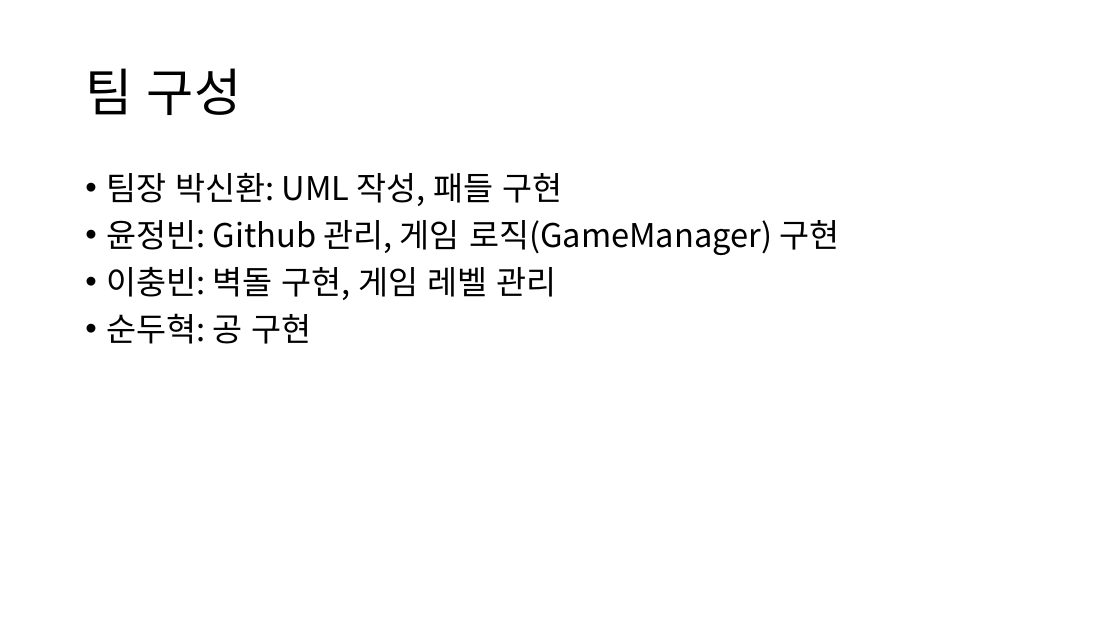
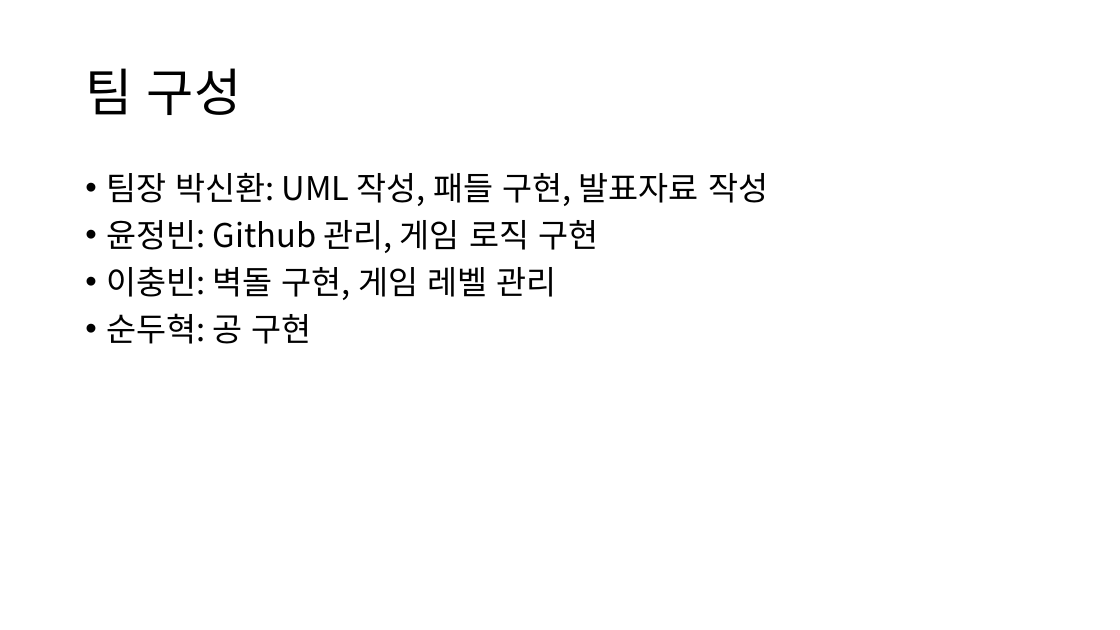
Before and after one commit to Bin2y/Break-Out, a slide deck: slide 4 of B11_BreakOut_발표자료.pptx. Drawn at 1120x630 pixels with LibreOffice and Linux fonts; fonts in the diff are those of the drawing. Boxes give left, top, right and bottom in pixels: in the first picture for what was removed or moved away, otherwise in the second. Text is boxed around its words. In the diff, an @@ line names an element or a change of style, - is before the commit and + after.

```diff
--- a/B11_BreakOut_발표자료.pptx
+++ b/B11_BreakOut_발표자료.pptx
@@ text at [106, 173, 768, 253]: text changed @@
-• 팀장 박신환: UML 작성, 패들 구현
-• 윤정빈: Github 관리, 게임 로직(GameManager) 구현
+• 팀장 박신환: UML 작성, 패들 구현, 발표자료 작성
+• 윤정빈: Github 관리, 게임 로직 구현
```
